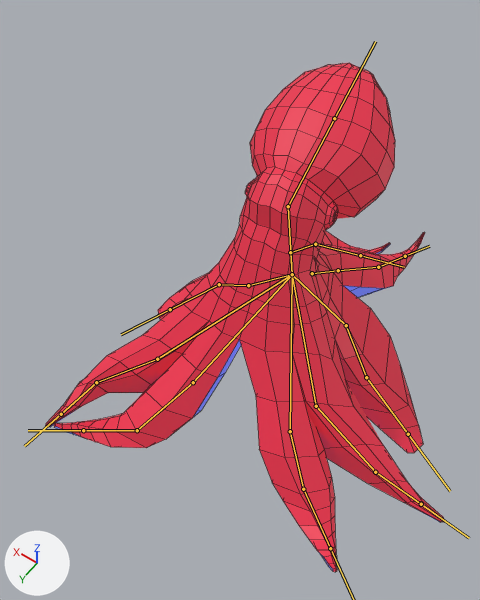
One commit to the FBX model Thalaussy/Assets/Models/rigpus.fbx: the scene before it, then after it.
Before and after are seen from a 50 mm lens placed at (-19.2, 35.4, 59.6), pointed at (1.0, 7.1, 15.1). Every picture has the same lights, and +X, +Y and +Z are marked at lower left. Both versions are drawn at frame 1 of the action 'Armature|Vibe'; the numbers are the values there. The bones that bend it are drawn over the model as lines. Mesh edges are drawn as thin lines.
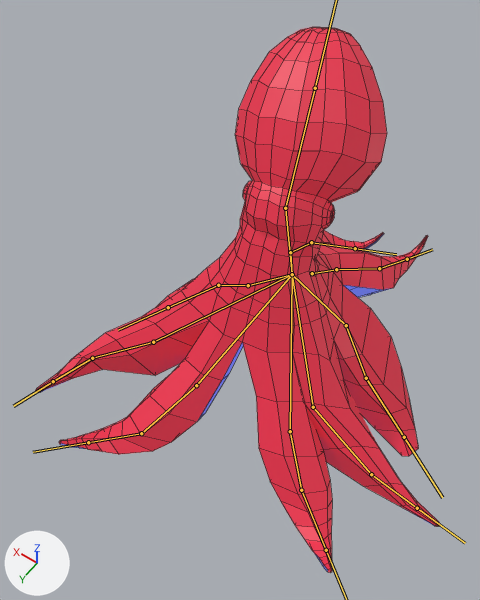
Boxes [x1, y1, x2, y2] around the edits, measured in the pictures (480 x 600 px):
'Cylinder', posed (7% taller): before [45, 63, 445, 572]; after [35, 27, 440, 573]
bone 'Bone.002', root to tip: before (292, 274) to (157, 359); after (292, 274) to (153, 342)
bone 'Bone.006', root to tip: before (96, 382) to (61, 414); after (92, 358) to (53, 381)
bone 'Bone.004', root to tip: before (292, 274) to (193, 382); after (292, 274) to (196, 385)
bone 'Bone.005', root to tip: before (193, 382) to (137, 430); after (196, 385) to (141, 433)
bone 'Bone.007', root to tip: before (137, 430) to (83, 430); after (141, 433) to (88, 442)
bone 'Bone.009', root to tip: before (290, 431) to (303, 489); after (290, 431) to (301, 490)
bone 'Bone.011', root to tip: before (292, 274) to (288, 206); after (292, 274) to (285, 208)
bone 'Bone.012', root to tip: before (288, 206) to (334, 118); after (285, 208) to (315, 88)
bone 'Bone.013', root to tip: before (292, 274) to (316, 406); after (292, 274) to (313, 407)
bone 'Bone.015', root to tip: before (375, 472) to (421, 504); after (371, 474) to (417, 508)
bone 'Bone.018', root to tip: before (366, 377) to (408, 434); after (366, 378) to (404, 437)
bone 'Bone.019', root to tip: before (312, 273) to (338, 270); after (312, 273) to (336, 269)
bone 'Bone.020', root to tip: before (338, 270) to (378, 267); after (336, 269) to (379, 268)
bone 'Bone.025', root to tip: before (290, 252) to (315, 244); after (290, 252) to (311, 242)
bone 'Bone.026', root to tip: before (315, 244) to (360, 255); after (311, 242) to (355, 248)
bone 'Bone.028', root to tip: before (219, 284) to (170, 309); after (218, 285) to (168, 307)

What the commit changed:
Bone 'Bone.002' (bone_bone_002) turns from (-1, -4, 6) to (2, -1, 0) degrees about its own x, y and z.
Bone 'Bone.006' (bone_bone_006) turns from (8, -13, 39) to (7, -12, 34) degrees about its own x, y and z.
Bone 'Bone.004' (bone_bone_004) turns from (0, 0, 0) to (-1, -3, 2) degrees about its own x, y and z.
Bone 'Bone.005' (bone_bone_005) turns from (-1, -2, 4) to (-1, -1, 2) degrees about its own x, y and z.
Bone 'Bone.007' (bone_bone_007) turns from (6, -5, -36) to (4, -4, -27) degrees about its own x, y and z.
Bone 'Bone.009' (bone_bone_009) turns from (0, 0, 0) to (1, 0, -3) degrees about its own x, y and z.
Bone 'Bone.011' (bone_bone_011) turns from (0, 0, 0) to (1, 0, 2) degrees about its own x, y and z.
Bone 'Bone.012' (bone_bone_012) turns from (-1, -10, 3) to (26, -13, -4) degrees about its own x, y and z.
Bone 'Bone.013' (bone_bone_013) turns from (2, -6, 4) to (1, -4, 3) degrees about its own x, y and z.
Bone 'Bone.015' (bone_bone_015) turns from (0, 0, 0) to (3, 1, -3) degrees about its own x, y and z.
Bone 'Bone.018' (bone_bone_018) turns from (-7, -10, 23) to (-5, -9, 19) degrees about its own x, y and z.
Bone 'Bone.019' (bone_bone_019) turns from (0, 0, 0) to (0, -1, 1) degrees about its own x, y and z.
Bone 'Bone.020' (bone_bone_020) turns from (-1, 6, -9) to (-1, 9, -13) degrees about its own x, y and z.
Bone 'Bone.025' (bone_bone_025) turns from (6, 10, -11) to (4, 7, -8) degrees about its own x, y and z.
Bone 'Bone.026' (bone_bone_026) turns from (18, 19, -30) to (16, 16, -26) degrees about its own x, y and z.
Bone 'Bone.028' (bone_bone_028) turns from (24, -18, 18) to (24, -17, 15) degrees about its own x, y and z.
